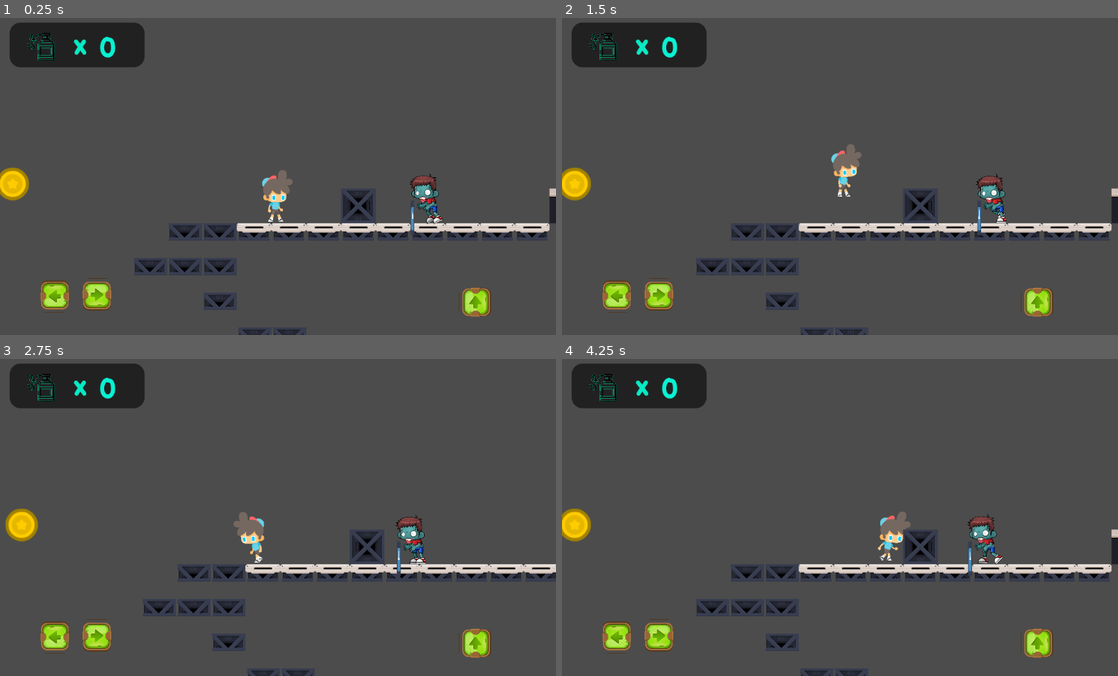
Above: before the commit, frames 1-4 (two rows, left to right).
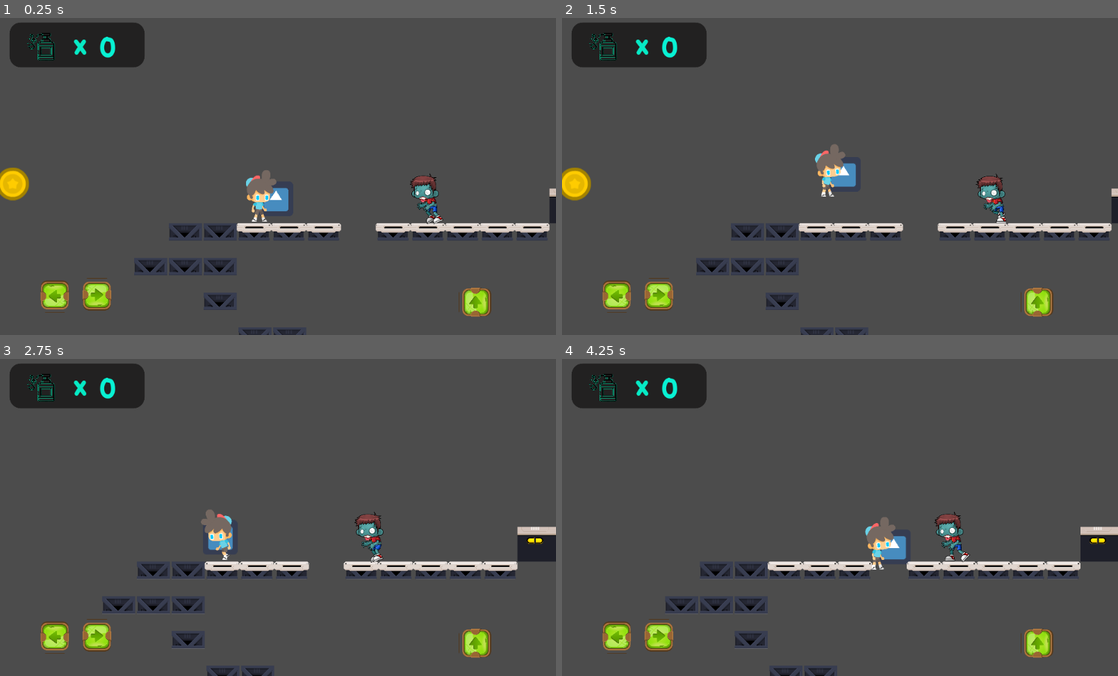
Above: after the commit, the same moments.

Repository: Sarath191181208/Covid-19
Game: Godot game, scene res://scenes/leve1.tscn
The game is run twice, just before and just after one commit, with the same random seed, the same clock (stepped at 60 frames per second) and the same inputs. The project has no main scene, so this scene is started directly. The engine's default icon, where the game draws it, is replaced by a stand-in: a white triangle on a blue panel in a dark square.
Inputs:
- Up to frame 1 (0.25 s): no input
- Up to frame 2 (1.5 s): hold D (right) from 0.53 s (still down); tap Up (jump) at 0.77 s
- Up to frame 3 (2.75 s): tap Up (jump) at 1.52 s; release D (right) at 2.03 s; hold A (left) from 2.03 s (still down)
- Up to frame 4 (4.25 s): release A (left) at 2.78 s; hold D (right) from 2.78 s (still down); tap Up (jump) at 3.02, 3.77 s

The runs differ from the first frame. In frame 1, 1.5% of the frame differs, in the area x 44-75%, y 48-70%; in frame 2, 1.5%; in frame 3, 7.6%, in the area x 1-100%, y 47-100%; in frame 4, 7.2%.

Commit message:
fixed all errors

Diff:
--- a/scenes/enemy.gd
+++ b/scenes/enemy.gd
@@ -3,10 +3,9 @@
 var move = Vector2.ZERO
 var speed = 0.7
 var direction = -1
-var set = true
 const GRAVITY = 20
 
-# warning-ignore:unused_argument
+
 func _physics_process(delta):
 	$floor_checker.position.x = $CollisionShape2D.shape.get_extents().x * direction
 	move = Vector2.ZERO
@@ -31,14 +30,11 @@
 	else :
 		move.x = Vector2.ZERO.x
 
+
+	if not $floor_checker.is_colliding():
+		move.x = 0
+		$AnimatedSprite.play("idle")
 	move = move_and_collide(move)
-	if not $floor_checker.is_colliding():
-		if player != null :
-			player = null
-		direction = - direction
-		$floor_checker.position.x = $CollisionShape2D.shape.get_extents().x * direction
-		$AnimatedSprite.play("idle")
-
 func _on_detecting_range_body_entered(body):
 	if body != self :
 		player = body
--- a/scenes/enemy.tscn
+++ b/scenes/enemy.tscn
@@ -46,7 +46,6 @@
 [ext_resource path="res://Assets/png/male/Walk (1).png" type="Texture" id=44]
 [ext_resource path="res://Assets/png/male/Idle (3).png" type="Texture" id=45]
 [ext_resource path="res://scenes/enemy.gd" type="Script" id=46]
-[ext_resource path="res://icon.png" type="Texture" id=47]
 
 [sub_resource type="SpriteFrames" id=1]
 animations = [ {
@@ -85,13 +84,13 @@
 scale = Vector2( 0.2, 0.2 )
 frames = SubResource( 1 )
 animation = "idle"
-frame = 12
+frame = 1
 playing = true
 flip_h = true
 
 [node name="CollisionShape2D" type="CollisionShape2D" parent="."]
 position = Vector2( 8, 12 )
-shape = SubResource( 3 )
+shape = SubResource( 2 )
 
 [node name="detecting_range" type="Area2D" parent="."]
 modulate = Color( 0.87451, 0.0117647, 0.658824, 1 )
@@ -110,10 +109,5 @@
 enabled = true
 cast_to = Vector2( 0, 70 )
 collision_mask = 8
-
-[node name="Sprite" type="Sprite" parent="floor_checker"]
-position = Vector2( 1.5, 40 )
-scale = Vector2( 0.109375, 1 )
-texture = ExtResource( 47 )
 [connection signal="body_entered" from="detecting_range" to="." method="_on_detecting_range_body_entered"]
 [connection signal="body_exited" from="detecting_range" to="." method="_on_detecting_range_body_exited"]
--- a/scenes/leve1.tscn
+++ b/scenes/leve1.tscn
@@ -46,7 +46,7 @@
 collision_layer = 8
 collision_mask = 117
 format = 1
-tile_data = PoolIntArray( -65518, 5, 0, 15, 0, 0, 16, 1, 0, 17, 1, 0, 18, 1, 0, 131077, 6, 0, 131083, 3, 0, 131084, 3, 0, 131085, 3, 0, 131086, 4, 0, 131087, 4, 0, 196608, 7, 0, 196609, 7, 0, 196610, 0, 0, 196611, 0, 0, 196612, 0, 0, 196613, 0, 0, 196614, 0, 0, 196615, 0, 0, 1966 …(136 unchanged characters)…
+tile_data = PoolIntArray( -65518, 5, 0, 15, 0, 0, 16, 1, 0, 17, 1, 0, 18, 1, 0, 131083, 3, 0, 131084, 3, 0, 131085, 3, 0, 131086, 4, 0, 131087, 4, 0, 196608, 7, 0, 196609, 7, 0, 196610, 0, 0, 196611, 0, 0, 196612, 0, 0, 196614, 0, 0, 196615, 0, 0, 1966 …(136 unchanged characters)…
 
 [node name="Area2D" type="Area2D" parent="."]
 position = Vector2( -40, 405 )
--- a/scenes/player.gd
+++ b/scenes/player.gd
@@ -4,12 +4,16 @@
 var velocity = Vector2(0,0)
 
 #setting the  linear velocity of the player
-const v = 300
+export var v = 300
 const GRAVITY = 30
-const JUMPFORCE = -700
+export var JUMPFORCE = -700
 #funcion delta runs 60 times a second
 
 func _physics_process(delta):
+	if $AnimatedSprite.flip_h == true :
+		$AnimatedSprite.position.x = -30
+	else :
+		$AnimatedSprite.position.x = 0
 	if Input.is_action_pressed("right"):
 		velocity.x = v
 		$AnimatedSprite.play("walk")
@@ -18,6 +22,7 @@
 		velocity.x = -v
 		$AnimatedSprite.play("walk")
 		$AnimatedSprite.flip_h = true
+
 	else:
 		$AnimatedSprite.play("Idle")
 	if not is_on_floor():
--- a/scenes/player.tscn
+++ b/scenes/player.tscn
@@ -1,8 +1,9 @@
-[gd_scene load_steps=5 format=2]
+[gd_scene load_steps=6 format=2]
 
 [ext_resource path="res://Assets/Animations/player_animations.tres" type="SpriteFrames" id=1]
 [ext_resource path="res://scenes/player.gd" type="Script" id=2]
 [ext_resource path="res://Assets/buttons/tile100.png" type="Texture" id=3]
+[ext_resource path="res://icon.png" type="Texture" id=4]
 
 [sub_resource type="CapsuleShape2D" id=1]
 radius = 28.6013
@@ -16,12 +17,15 @@
 position = Vector2( -4, 2 )
 shape = SubResource( 1 )
 
+[node name="Sprite" type="Sprite" parent="CollisionShape2D"]
+texture = ExtResource( 4 )
+
 [node name="AnimatedSprite" type="AnimatedSprite" parent="."]
 position = Vector2( 30, 0 )
 scale = Vector2( 0.199, 0.2 )
 frames = ExtResource( 1 )
 animation = "Idle"
-frame = 2
+frame = 5
 playing = true
 
 [node name="Camera2D" type="Camera2D" parent="."]
Not shown: 3 places in scenes/enemy.tscn that only renumber resources
